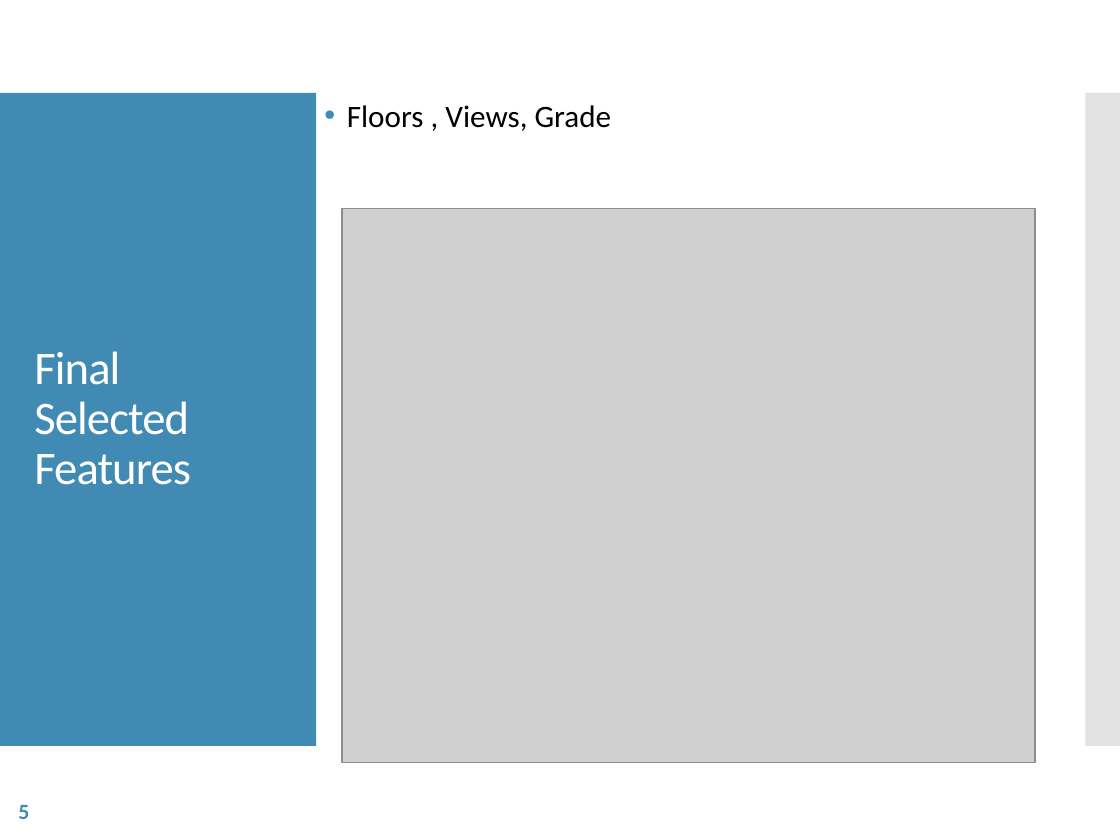
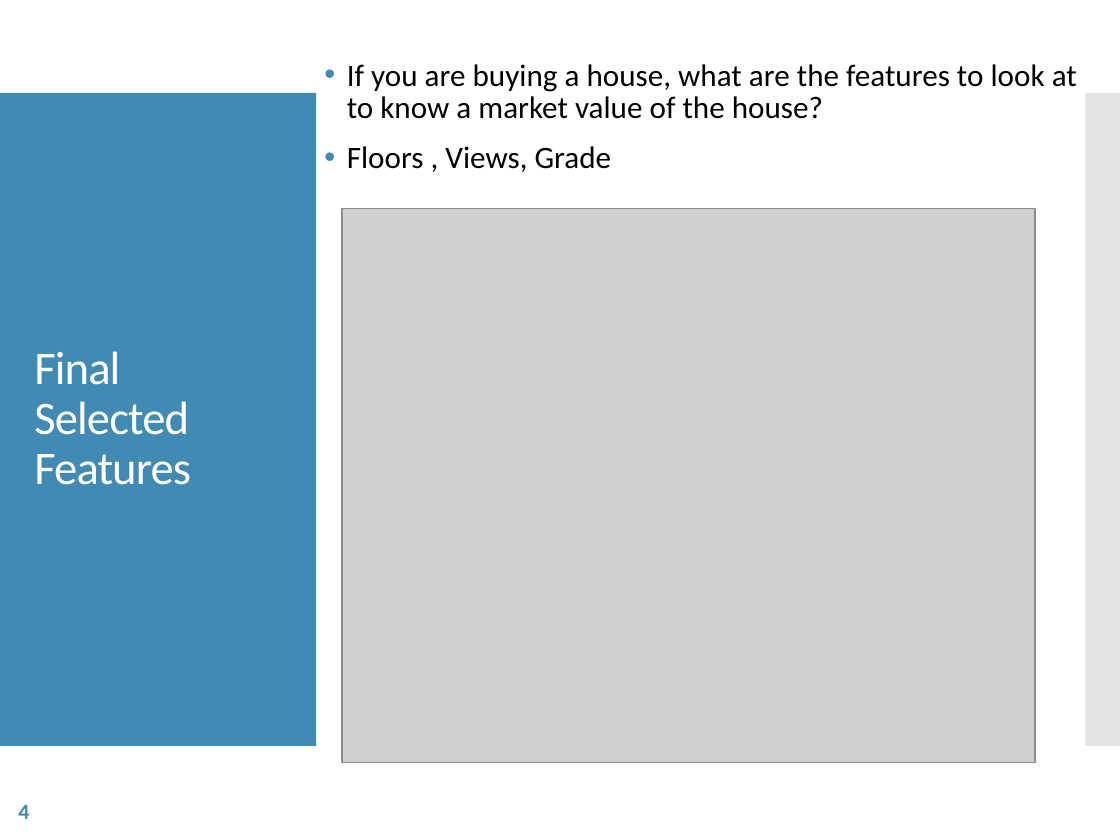
Before and after one commit to joongsukjin/dsc-1-final-project-online-ds-pt-100118, a slide deck: slide 4 of Project 1 Presentation.pptx (slide 5 before the commit). Drawn at 1120x840 pixels with LibreOffice and Linux fonts; fonts in the diff are those of the drawing; grey boxes stand for pictures. Boxes give left, top, right and bottom in pixels: in the first picture for what was removed or moved away, otherwise in the second. Text is boxed around its words. In the diff, an @@ line names an element or a change of style, - is before the commit and + after.

```diff
--- a/Project 1 Presentation.pptx
+++ b/Project 1 Presentation.pptx
@@ text at (x1=347, y1=64, x2=1077, y2=119): paragraph added @@
+• If you are buying a house, what are the features to look at to know a market value of the house?
@@ page number at (x1=18, y1=805, x2=29, y2=819): text changed @@
-5
+4
```
Also in this commit, not shown: 2 other slides changed, 1 slide added, 2 slides removed, 1 other file.
